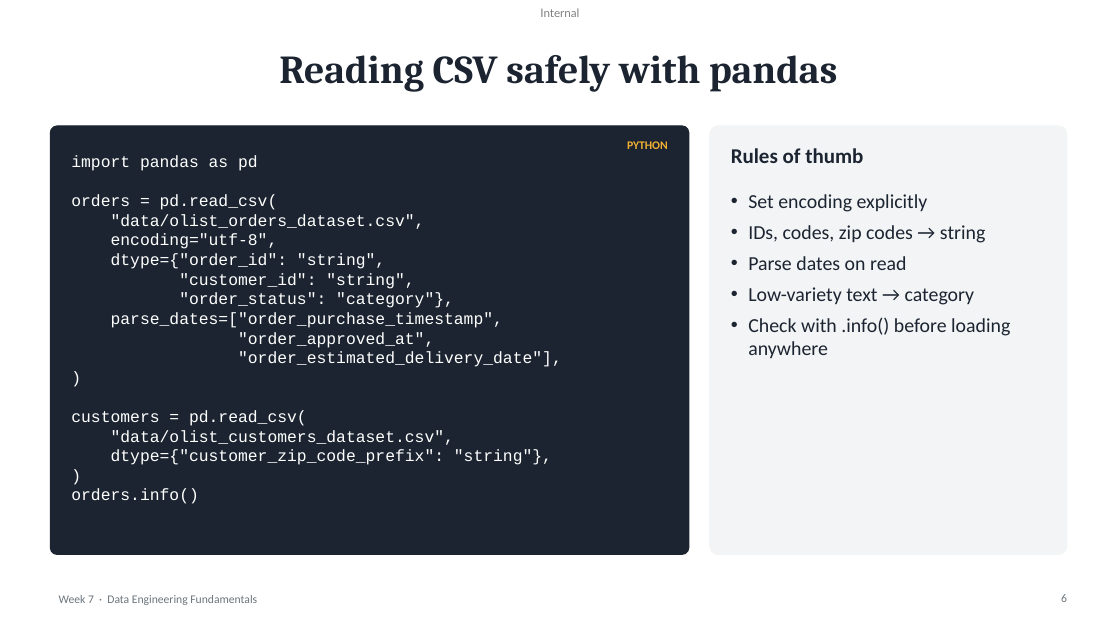
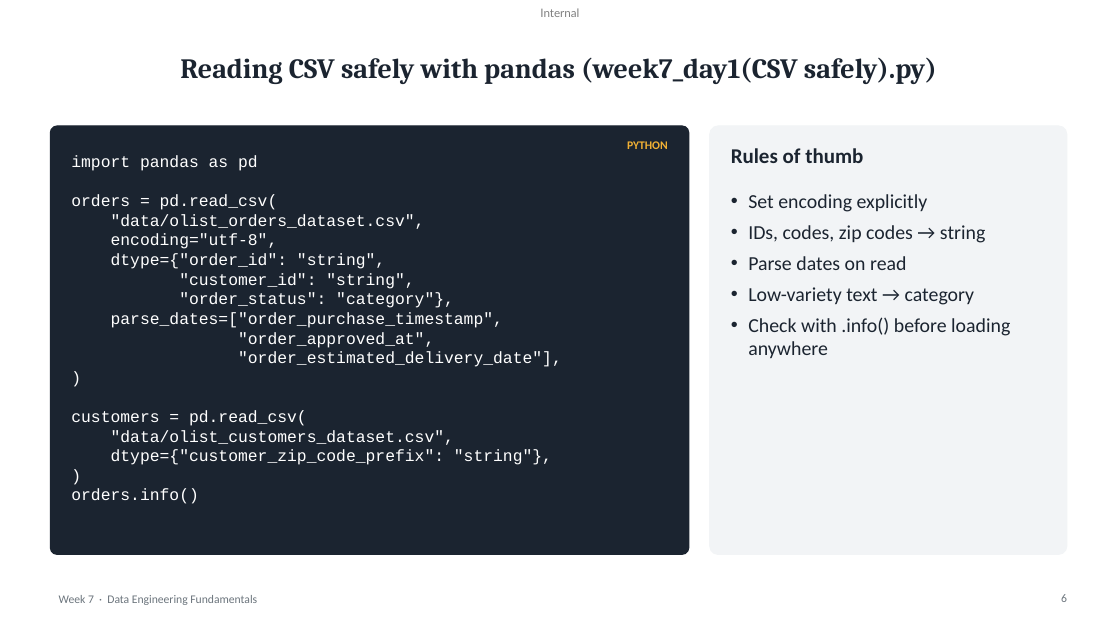
Before and after one commit to joejoe192/olist-de-capstone, a slide deck: slide 6 of week7_day_1_file_formats_and_working_at_scale.pptx. Drawn at 1120x630 pixels with LibreOffice and Linux fonts; fonts in the diff are those of the drawing. Boxes give left, top, right and bottom in pixels: in the first picture for what was removed or moved away, otherwise in the second. Text is boxed around its words. In the diff, an @@ line names an element or a change of style, - is before the commit and + after.

```diff
--- a/week7_day_1_file_formats_and_working_at_scale.pptx
+++ b/week7_day_1_file_formats_and_working_at_scale.pptx
@@ title at [180,57,937,84]: text changed; size 34 to 24 pt @@
-Reading CSV safely with pandas
+Reading CSV safely with pandas (week7_day1(CSV safely).py)
```
Also in this commit, not shown: 6 other slides changed, 3 slides added.
